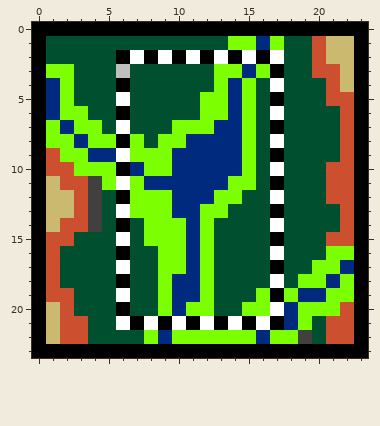
Pixel-art sprite: gui/icons/drawmode-explore.gif. Above, as it was before the edit.
The file is 24x24 pixels.
After:
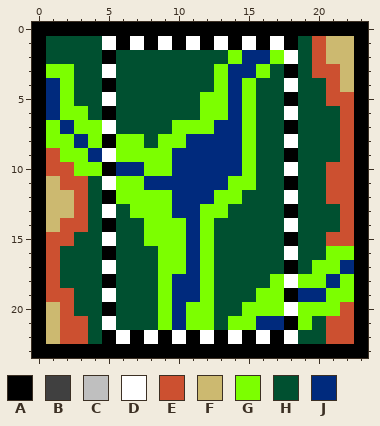
Palette (. is transparent): A #000000  B #404040  C #bfbfbf  D #ffffff  E #cc5030  F #ccb970  G #7cff00  H #005030  J #002a7d
Diff:
The edit turns colour G into colour A in row 1 at x 14; in row 8 at x 5; in row 10 at x 5; in row 19 at x 18; in row 22 at x 11, 13, 15 and 17.
The edit turns colour H into colour A in row 1 at x 6, 8, 10, 12 and 18; in row 2 at x 5; in row 3 at x 18; in row 4 at x 5; in row 5 at x 18; in row 6 at x 5.
The edit turns colour H into colour A in row 7 at x 18; in row 9 at x 18; in row 11 at x 18; in row 12 at x 5; in row 13 at x 18; in row 14 at x 5.
The edit turns colour H into colour A in row 15 at x 18; in row 16 at x 5; in row 17 at x 18; in row 18 at x 5; in row 20 at x 5; in row 22 at x 5 and 7.
The edit turns colour J into colour A in row 1 at x 16; in row 21 at x 18; in row 22 at x 9.
The edit turns colour G into colour D in row 1 at x 15 and 17; in row 11 at x 5; in row 22 at x 8, 10, 12, 14 and 18.
The edit turns colour H into colour D in row 1 at x 5, 7, 9, 11 and 13; in row 2 at x 18; in row 3 at x 5; in row 4 at x 18; in row 5 at x 5; in row 6 at x 18.
The edit turns colour H into colour D in row 7 at x 5; in row 8 at x 18; in row 10 at x 18; in row 12 at x 18; in row 13 at x 5; in row 14 at x 18.
The edit turns colour H into colour D in row 15 at x 5; in row 16 at x 18; in row 17 at x 5; in row 18 at x 18; in row 19 at x 5; in row 21 at x 5.
The edit turns colour H into colour D in row 22 at x 6.
The edit turns colour J into colour D in row 9 at x 5; in row 20 at x 18; in row 22 at x 16.
The edit turns colour A into colour G in row 2 at x 14; in row 8 at x 6; in row 12 at x 6; in row 19 at x 17; in row 21 at x 9, 11 and 15.
The edit turns colour D into colour G in row 2 at x 17; in row 9 at x 6; in row 11 at x 6; in row 18 at x 17; in row 20 at x 17; in row 21 at x 12 and 14.
The edit turns colour A into colour H in row 2 at x 6, 8, 10 and 12; in row 3 at x 17; in row 4 at x 6; in row 5 at x 17; in row 6 at x 6; in row 7 at x 17.
The edit turns colour A into colour H in row 9 at x 17; in row 11 at x 17; in row 13 at x 17; in row 14 at x 6; in row 15 at x 17; in row 16 at x 6.
The edit turns colour A into colour H in row 17 at x 17; in row 18 at x 6; in row 20 at x 6; in row 21 at x 7 and 13.
The edit turns colour B into colour H in rows 11 to 14 at x 4; in row 22 at x 19.
The edit turns colour C into colour H in row 3 at x 6.
The edit turns colour D into colour H in row 2 at x 7, 9, 11 and 13; in row 4 at x 17; in row 5 at x 6; in row 6 at x 17; in row 7 at x 6; in row 8 at x 17.
The edit turns colour D into colour H in row 10 at x 17; in row 12 at x 17; in row 13 at x 6; in row 14 at x 17; in row 15 at x 6; in row 16 at x 17.
The edit turns colour D into colour H in row 17 at x 6; in row 19 at x 6; in row 21 at x 6 and 8.
The edit turns colour A into colour J in row 2 at x 16; in row 10 at x 6; in row 21 at x 17.
The edit turns colour D into colour J in row 2 at x 15; in row 21 at x 10 and 16.
The edit turns colour G into colour J in row 3 at x 14.
Changed places in both pictures, as pixel boxes (x1, y1, x2, y2):
changed: (88, 36, 312, 344)
